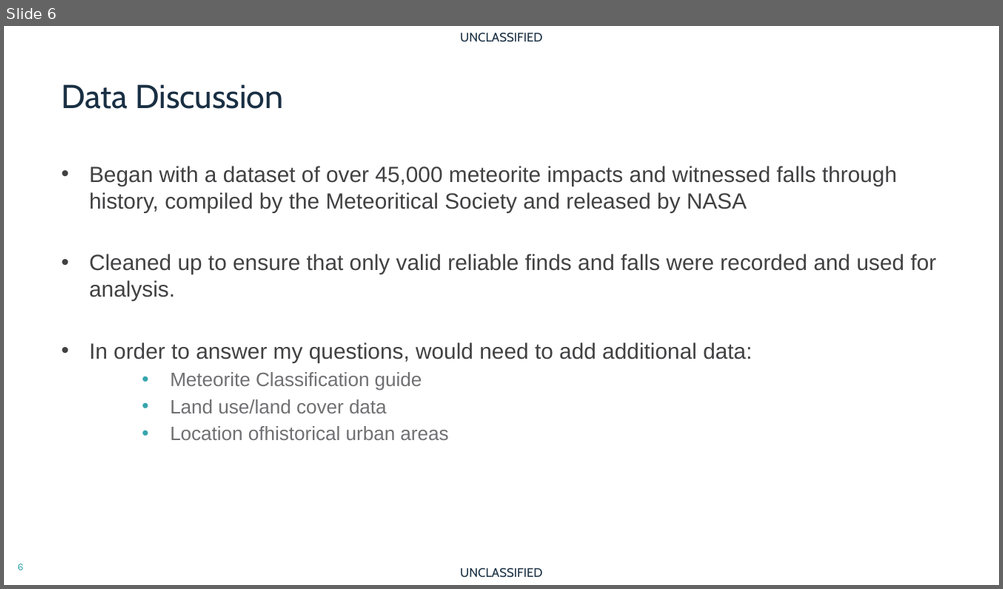
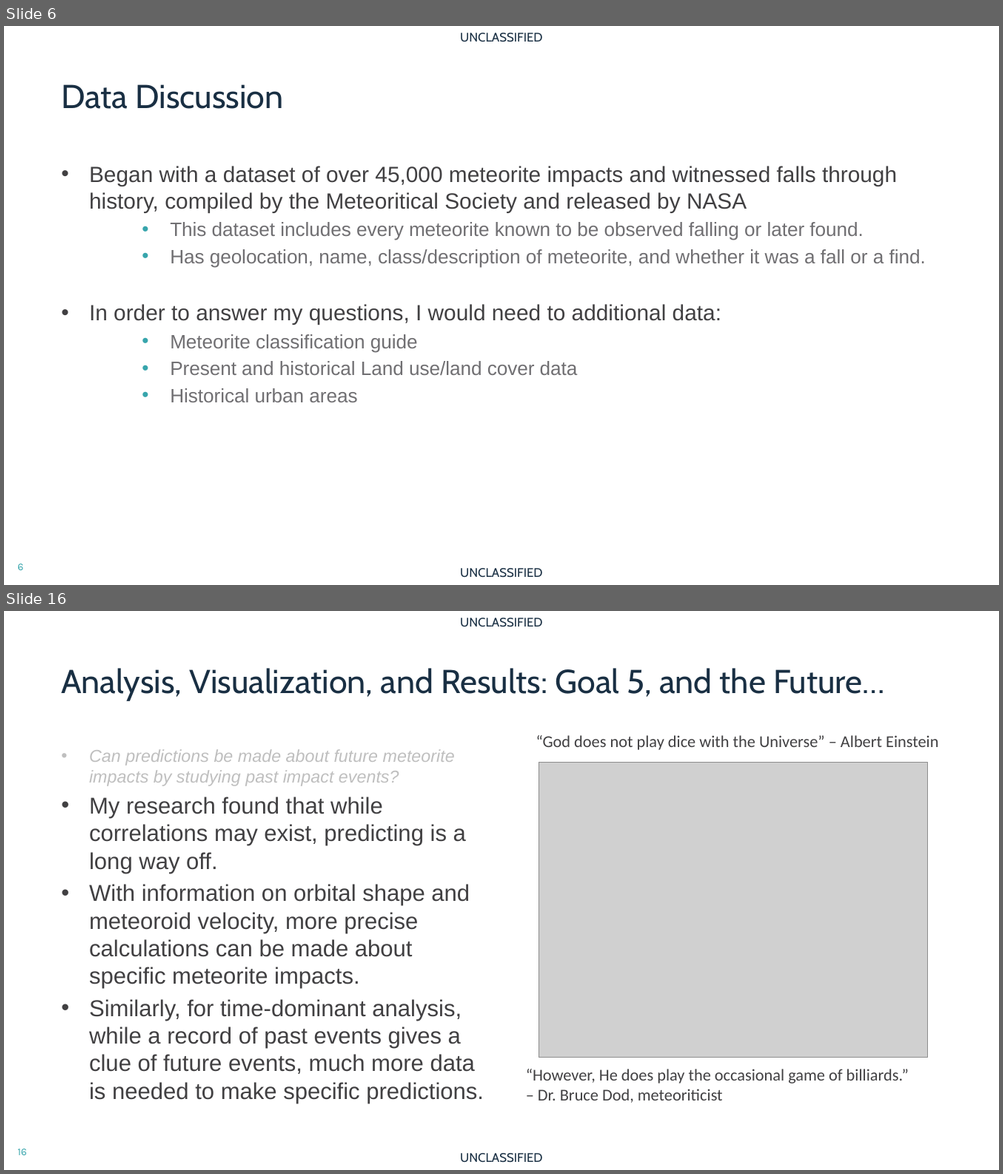
Before and after one commit to mwy912/capstone, a slide deck: milestones/milestone_8/matthew_younce_capstone.pptx. Shown one above the other, each under a label of ours: slide 6 before the commit, slides 6 and 16 after it; the slides between them are not shown. The pictures are 1003x589 and 1003x1174 pixels, drawn with LibreOffice and Linux fonts; fonts in the diff are those of the drawing; grey boxes stand for pictures; background and template pictures are left out. Boxes give left, top, right and bottom in pixels: in the first picture for what was removed or moved away, otherwise in the second. Text is boxed around its words. In the diff, an @@ line names an element or a change of style, - is before the commit and + after.

```diff
--- a/milestones/milestone_8/matthew_younce_capstone.pptx
+++ b/milestones/milestone_8/matthew_younce_capstone.pptx
@@ slide 16 added at bbox=[4, 611, 999, 1170], background #FFFFFF; not listed: 3 template elements that a slide beside it also shows @@
@@ title added at bbox=[61, 668, 885, 701], 32 pt, text #192F43 @@
+Analysis, Visualization, and Results: Goal 5, and the Future…
@@ text added at bbox=[536, 735, 938, 750], 16 pt, text #414042 @@
+“God does not play dice with the Universe” – Albert Einstein
@@ text added at bbox=[89, 749, 484, 1104], 22.2 pt, text #414042 @@
+• Can predictions be made about future meteorite impacts by studying past impact events?
+• My research found that while correlations may exist, predicting is a long way off.
+• With information on orbital shape and meteoroid velocity, more precise calculations can be made about specific meteorite impacts.
+• Similarly, for time-dominant analysis, while a record of past events gives a clue of future events, much more data is needed to make specific predictions.
@@ picture added at bbox=[539, 763, 928, 1058] @@
@@ text added at bbox=[526, 1069, 908, 1103], 16 pt, text #414042 @@
+“However, He does play the occasional game of billiards.” – Dr. Bruce Dod, meteoriticist
@@ slide 6 changed as well @@
@@ text at bbox=[89, 222, 925, 403]: text changed; size 21.3 to 18.7 pt; text colour #414042 to #706F72 @@
-• Cleaned up to ensure that only valid reliable finds and falls were recorded and used for analysis.
-• In order to answer my questions, would need to add additional data:
-  • Meteorite Classification guide
-  • Land use/land cover data
-  • Location ofhistorical urban areas
+  • This dataset includes every meteorite known to be observed falling or later found.
+  • Has geolocation, name, class/description of meteorite, and whether it was a fall or a find.
+• In order to answer my questions, I would need to additional data:
+  • Meteorite classification guide
+  • Present and historical Land use/land cover data
+  • Historical urban areas
```
Also in this commit, not shown: 3 other slides changed, 11 other slides added, 2 slides removed, 2 other files.
